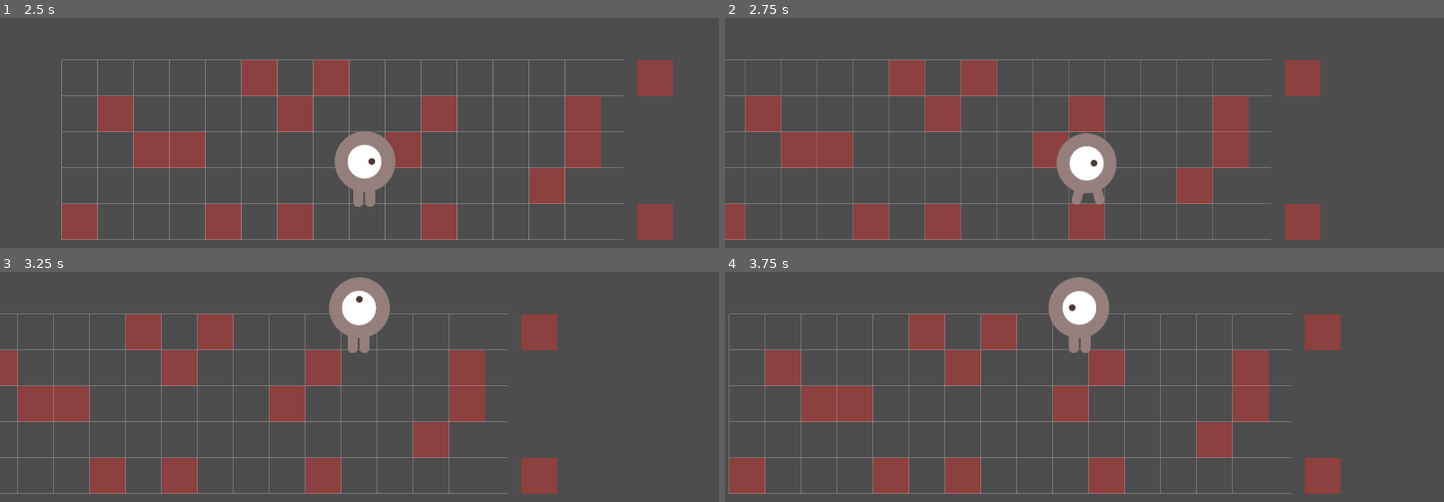
Above: before the commit, frames 1-4 (two rows, left to right).
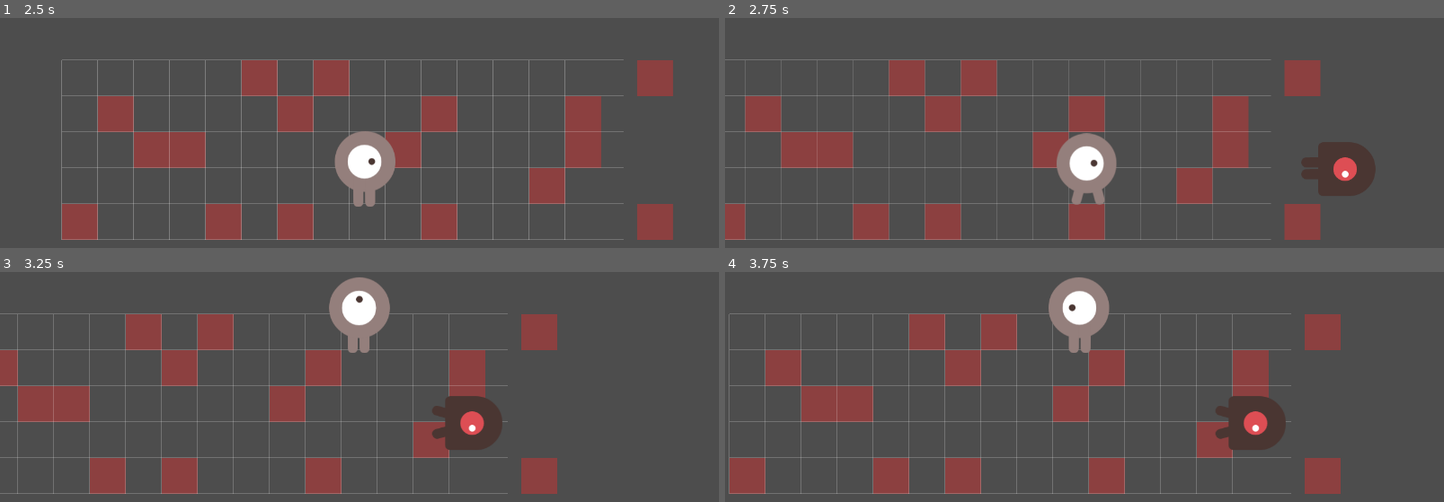
Above: after the commit, the same moments.

Repository: himanushi/godot-test
Game: Godot game, scene res://main.tscn
Two runs of this game, one before a commit and one after it. Both use one fixed random seed, a clock stepped at 60 frames per second and the inputs below.
Inputs:
- Up to frame 1 (2.5 s): tap Enter at 0.5 s; hold Right (ui_right) 0.53-1.28 s; hold Down (ui_down) 1.28-2.03 s; tap Space at 2 s; hold Right (ui_right) from 2.03 s (still down)
- Up to frame 2 (2.75 s): keep holding Right (ui_right)
- Up to frame 3 (3.25 s): release Right (ui_right) at 2.78 s; hold Up (ui_up) from 2.78 s (still down)
- Up to frame 4 (3.75 s): release Up (ui_up) at 3.53 s; hold Left (ui_left) from 3.53 s (still down)

Frame 1 is identical in both runs. In frame 2, 1.8% of the frame differs, in the area x 80-91%, y 53-78%; in frame 3, 1.8%; in frame 4, 1.8%.

Commit message:
fix: main.tscn

Diff:
--- a/srpg/main.tscn
+++ b/srpg/main.tscn
@@ -1,11 +1,15 @@
-[gd_scene load_steps=4 format=3 uid="uid://bldqa2u8axvm2"]
+[gd_scene load_steps=5 format=3 uid="uid://bldqa2u8axvm2"]
 
 [ext_resource type="Script" path="res://main.gd" id="1_main"]
+[ext_resource type="Script" path="res://turn_manager.gd" id="1_turn"]
 [ext_resource type="PackedScene" uid="uid://cldykh7qxeaic" path="res://field.tscn" id="1_0xm2m"]
 [ext_resource type="PackedScene" uid="uid://bprsxgrqv27my" path="res://characters/player.tscn" id="2_0xm2m"]
 
 [node name="Main" type="Node2D"]
 script = ExtResource("1_main")
+
+[node name="TurnManager" type="Node" parent="." groups=["turn_manager"]]
+script = ExtResource("1_turn")
 
 [node name="Camera2D" type="Camera2D" parent="."]
 position = Vector2(0, 300)
@@ -16,4 +20,4 @@
 [node name="Characters" type="Node2D" parent="."]
 position = Vector2(0, 300)
 
-[node name="Player" parent="Characters" instance=ExtResource("2_0xm2m")]
+[node name="Player" parent="Characters" groups=["player"] instance=ExtResource("2_0xm2m")]
